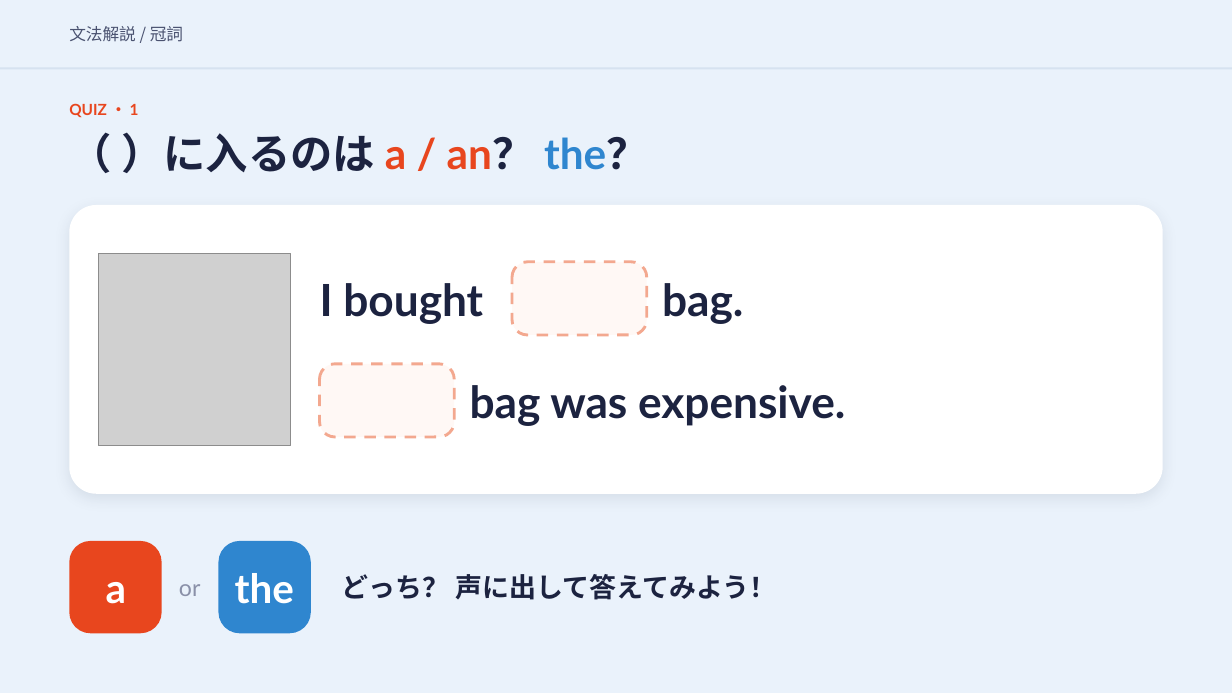
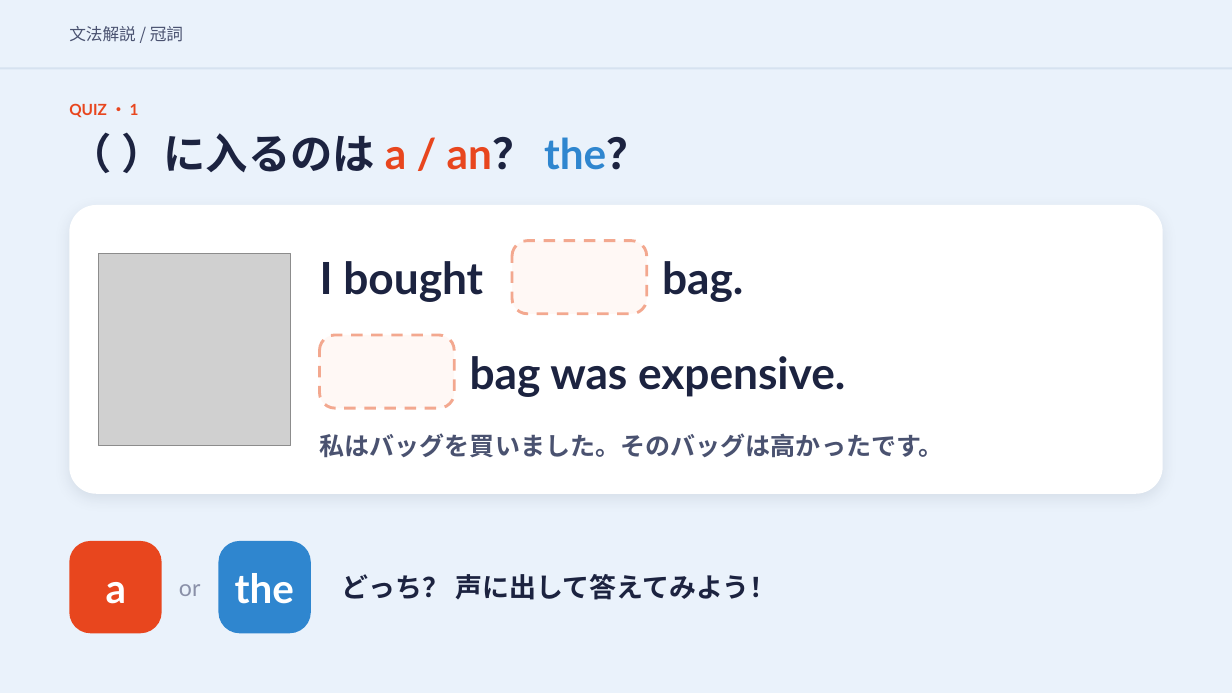
Before and after one commit to hinakajisaki-dev/hina-english, a slide deck: slide 11 of matome/a-the/a-the-slides.pptx. Drawn at 1232x693 pixels with LibreOffice and Linux fonts; fonts in the diff are those of the drawing; grey boxes stand for pictures. Boxes give left, top, right and bottom in pixels: in the first picture for what was removed or moved away, otherwise in the second. Text is boxed around its words. In the diff, an @@ line names an element or a change of style, - is before the commit and + after.

```diff
--- a/matome/a-the/a-the-slides.pptx
+++ b/matome/a-the/a-the-slides.pptx
@@ 2 texts, 1 rounded rectangle moved together from (x1=320, y1=262, x2=743, y2=335) to (x1=320, y1=240, x2=743, y2=313) @@
@@ rounded rectangle moved from (x1=320, y1=364, x2=455, y2=437) to (x1=320, y1=335, x2=455, y2=408) @@
@@ text "bag was expensive." moved from (x1=470, y1=385, x2=845, y2=426) to (x1=470, y1=356, x2=845, y2=397) @@
@@ text added at (x1=320, y1=433, x2=944, y2=457), 19.5 pt, text #4A5270, bold @@
+私はバッグを買いました。そのバッグは高かったです。
```
Also in this commit, not shown: 9 other slides changed, 4 other files.
